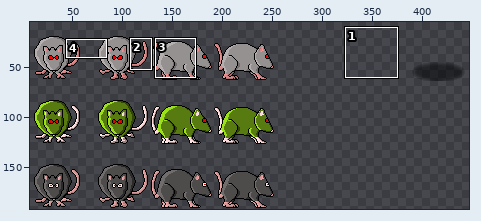
One commit to this sprite sheet: media/rat.png. The first picture is a wide view before the edit; the outline marks the close-up.
Close-up. Old version:
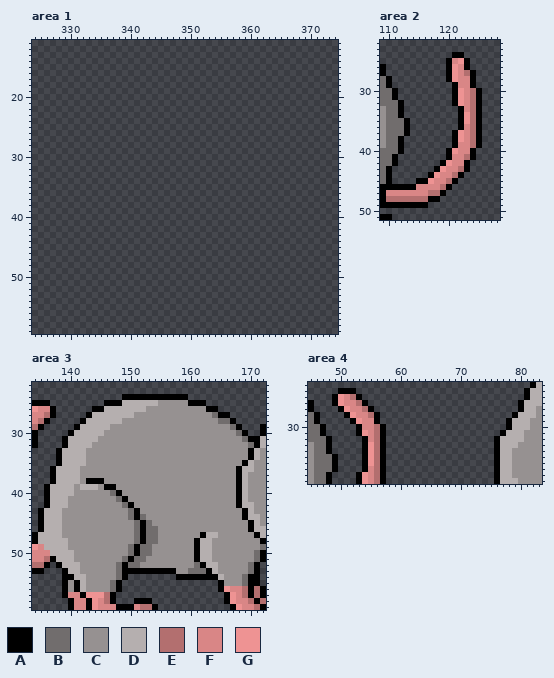
The file is 576x192 pixels. Pixels under 10% opacity are left out. Colours within 5 levels of each other are drawn and written as one. Shown: area 1: x 324..374, y 11..59; area 2: x 109..128, y 22..51; area 3: x 134..172, y 22..59; area 4: x 45..83, y 23..39. The wide view leaves out empty margins. The commit also changed other parts of the picture, which this record leaves out.
Palette (. is transparent): A #000000  B #716d6d  C #969191  D #b5afaf  E #b36f6f  F #d98686  G #ee9393
Pixels before, area 1 (only the part around the change), first column x 324:
11 ...................................................
12 ...................................................
13 ...................................................
14 ...................................................
15 ...................................................
16 ...................................................
17 ...................................................
18 ...................................................
19 ...................................................
20 ...................................................
21 ...................................................
22 ...................................................
23 ...................................................
24 ...................................................
25 ...................................................
26 ...................................................
27 ...................................................
28 ...................................................
29 ...................................................
30 ...................................................
31 ...................................................
32 ...................................................
33 ...................................................
34 ...................................................
35 ...................................................
36 ...................................................
37 ...................................................
38 ...................................................
39 ...................................................
40 ...................................................
41 ...................................................
42 ...................................................
43 ...................................................
44 ...................................................
45 ...................................................
46 ...................................................
47 ...................................................
48 ...................................................
49 ...................................................
50 ...................................................
51 ...................................................
52 ...................................................
53 ...................................................
54 ...................................................
55 ...................................................
56 ...................................................
57 ...................................................
58 ...................................................
59 ...................................................
Pixels before, area 2, first column x 109:
24 ............AA...
25 ...........AFGA..
26 A..........AGFA..
27 A..........AGFEA.
28 BA.........AGFFA.
29 BA..........AFFA.
30 BBA.........AGFEA
31 BBA.........AGFEA
32 BBBA........AGFEA
33 CBBA.........AFEA
34 CBBA.........AGEA
35 CBBBA........AGEA
36 CBBBA........AFEA
37 CBBBA.......AGFEA
38 CBBA........AGFEA
39 CBBA........AFFEA
40 BBBA.......AGFFA.
41 BBA........AFFEA.
42 BBA.......AGFFA..
43 BA.......AGFFEA..
44 BA......AGFFEA...
45 BA....AAGFFEA....
46 AAAAAAFFFFEA.....
47 AFFFFFFFEEA......
48 AEEEEEEEAA.......
49 AAAAAAAA.........
50 .................
51 AA...............
Pixels before, area 3, first column x 134:
24 ...............AAAAAAAAAAA.............
25 AAA.........AAADDDDDDCCCCCAAA..........
26 GFFA......AADDDDDDDCCCCCCCCCCAA........
27 FFEA.....ADDDDDDDCCCCCCCCCCCCCBAA......
28 FEA.....ADDDDDDCCCCCCCCCCCCCCCCBBA.....
29 EA.....ADDDDDCCCCCCCCCCCCCCCCCCCCBA...A
30 A.....ADDDDDCCCCCCCCCCCCCCCCCCCCCCBA..A
31 A....ADDDDDCCCCCCCCCCCCCCCCCCCCCCCCBAAD
32 A....ADDDDCCCCCCCCCCCCCCCCCCCCCCCCCCBAD
33 ....ADDDDCCCCCCCCCCCCCCCCCCCCCCCCCCCADC
34 ....ADDDDCCCCCCCCCCCCCCCCCCCCCCCCCCCADC
35 ....ADDDDCCCCCCCCCCCCCCCCCCCCCCCCCCADCC
36 ...ADDDDCCCCCCCCCCCCCCCCCCCCCCCCCCADDCC
37 ...ADDDDCCCCCCCCCCCCCCCCCCCCCCCCCCADCCC
38 ...ADDDDCAAACCCCCCCCCCCCCCCCCCCCCCADCCC
39 ..ADDDDCDDDCAACCCCCCCCCCCCCCCCCCCCADCCC
40 ..ADDDDCCCCCCBACCCCCCCCCCCCCCCCCCCADCCC
41 ..ADDDCCCCCCCCBACCCCCCCCCCCCCCCCCCADCCC
42 ..ADDDCCCCCCCCCBACCCCCCCCCCCCCCCCCADDCC
43 .ADDDCCCCCCCCCCCBACCCCCCCCCCCCCCCCCADCC
44 .ADDDCCCCCCCCCCCBABCCCCCCCCCCCCCCCCADDC
45 .ADDDCCCCCCCCCCCCBABCCCCCCCCCCCCCCCCADC
46 .ADDDCCCCCCCCCCCCBABBCCCCCCCCCCCCCCCADD
47 ADDDDCCCCCCCCCCCCBABBCCCCCCCADDCCCCCCAD
48 ADDDDDCCCCCCCCCCCBABBCCCCCCADDCCCCCCCCA
49 GFDDDDCCCCCCCCCCBABBCCCCCCCADDCCCCCCCCB
50 FFFDDDDCCCCCCCCCBABBCCCCCCCADDCCCCCCCBA
51 FFEADDDCCCCCCCCBABBCCCCCCCCADDCCCCCCCBA
52 EEA.ADDDCCCCCCBABBCCCCCCCCCBADDCCCCCBA.
53 AA...ADDCCCCCCBAAAAAAAAACCBBBADCCCCCBA.
54 .....AADDCCCCCBA........AAAAAAADCCCBAA.
55 .....ACADCCCCBA................ACCCBAA.
56 .....ACADCCCCBA................AGFFEAEA
57 .....AFFAGGGEA..................AGFEAEA
58 ......AFFAGFEA...AAA............AGFFEAE
59 ......AFFAGFFFAAAFEEA............AGFFEA
Pixels before, area 4, first column x 45:
23 .....................................AD
24 .....AAA............................ADD
25 ....AGFEA...........................ADD
26 A...AGFFEA.........................ADDD
27 A....AGFFEA........................ADDC
28 BA....AGFFEA......................ADDDC
29 BA.....AGFFA.....................ADDDCC
30 BBA.....AFFEA....................ADDDCC
31 BBA.....AGFEA...................ADDDCCC
32 BBBA.....AFEA..................ADDDDCCC
33 CBBA.....AGEA..................ADDDCCCC
34 CBBA.....AGEA..................ADDCCCCC
35 CBBBA....AGEA..................ADDCCCCC
36 CBBBA....AGEA..................ADDCCCCC
37 CBBBA....AFEA..................ADDCCCCC
38 CBBA....AGFEA..................ADDCCCCC
39 CBBA....AGFEA..................ADDDCCCC
The result:
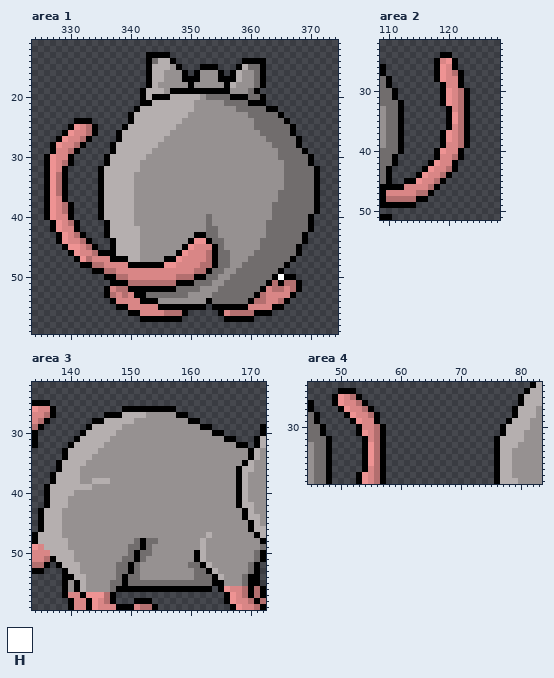
Colours new in this view: H #ffffff
Difference:
Changed rows in their new state; - is an unchanged pixel.
Area 1:
first column x 326:
13 -----------------AAAA-------------------------
14 -----------------ABDDA-----------AAAA---------
15 -----------------ADDDCA---AAA---ADBBA---------
16 -----------------ADDCCCA-ACCCA-ADCCBA---------
17 -----------------ADDCCCAAACCCAAADCCBA---------
18 -----------------ADCCCCCACCCCCADCCCBA---------
19 ----------------ADDDCAAAAAAAAAACCCBA----------
20 ----------------ADAAADDDDDCBBBBAAABBA---------
21 ----------------AADDDDDDDCCCCCBBBBAAA---------
22 ---------------ADDDDDDDDDCCCCCCCBBBBBAA-------
23 --------------ADDDDDDDDDCCCCCCCCCCBBBBBA------
24 -----AAA------ADDDDDDDDCCCCCCCCCCCCBBBBBA-----
25 ----AGFEA----ADDDDDDDDCCCCCCCCCCCCCBBBBBBA----
26 ---AGFFEA---ADDDDDDDDCCCCCCCCCCCCCCCBBBBBA----
27 --AGFFEA----ADDDDDDDCCCCCCCCCCCCCCCCCBBBBBA---
28 -AGFFEA----ADDDDDDDCCCCCCCCCCCCCCCCCCCBBBBA---
29 -AFFEA-----ADDDDDDCCCCCCCCCCCCCCCCCCCCCBBBBA--
30 AGFFA-----ADDDDDDCCCCCCCCCCCCCCCCCCCCCCBBBBBA-
31 AGFEA-----ADDDDDCCCCCCCCCCCCCCCCCCCCCCCCBBBBA-
32 AGFA-----ADDDDDDCCCCCCCCCCCCCCCCCCCCCCCCBBBBBA
33 AGEA-----ADDDDDCCCCCCCCCCCCCCCCCCCCCCCCCBBBBBA
34 AGEA-----ADDDDDCCCCCCCCCCCCCCCCCCCCCCCCCBBBBBA
35 AGEA-----ADDDDDCCCCCCCCCCCCCCCCCCCCCCCCCBBBBBA
36 AGEA-----ADDDDDCCCCCCCCCCCCCCCCCCCCCCCCBBBBBBA
37 AGFA-----ADDDDDCCCCCCCCCCCCCCCCCCCCCCCCBBBBBBA
38 AGFEA----ADDDDDCCCCCCCCCCCCCCCCCCCCCCCBBBBBBBA
39 AGFEA----ADDDDDCCCCCCCCCCCCCCCCCCCCCCCBBBBBBBA
40 AGFFA----ADDDDDCCCCCCCCCCCCBCCCCCCCCCCBBBBBBA-
41 -AGFEA----ADDDDCCCCCCCCCCCCBCCCCCCCCCBBBBBBBA-
42 -AGFFA----ADDDDDCCCCCCCCCCCBBCCCCCCCCBBBBBBBA-
43 --AGFEA---ADDDDDCCCCCCCCCAABBCCCCCCCCBBBBBBA--
44 --AGFFEA---ADDDDCCCCCCCCAGGABBCCCCCCBBBBBBBA--
45 ---AGGFEA--ADDDDCCCCCCCAGFFFABCCCCCCBBBBBBA---
46 ----AGFFEAAADDDDCCCCCCAGFFFEABBCCCCBBBBBBBA---
47 -----AGEFFFAAADDCCCCAAGFFFFEABBCCCBBBBBBBA----
48 ------AAEEFFFFAAAAAAGGFFFFEEABBCCBBBBBBBA-----
49 --------AAEEFFFFFFFFFFFFFEEABBCCBBBBBBBA------
50 ----------AAEEFFFFFFFFEEEAABBCCBBBBBBBAHAA----
51 -----------AAAEEEEEEEEAAABBBCCBBBBBBBAEAEEA---
52 ----------AFEEAAAAAAAABBBBCCCBBBBBBBAFEEFEA---
53 ----------AEFEFAABBBBBBBCCCCBBBBBBBAEFFFFA----
54 -----------AFFFFAAACCCCCCCCABBBBBBAEEFFEA-----
55 ------------AAFFFFFAAAAAAAA-AAAAAAFFFFAA------
56 --------------AAFFFFEEEA-----AFEEEEAAA--------
57 ----------------AAAAAAA-------AAAAA-----------
Area 2:
first column x 112:
24 -------AA..---
25 ------AFGA..--
26 ------AGFA..--
27 ------AGFEA..-
28 ------AGFFA..-
29 -------AFFA..-
30 -------AGFEA..
31 -------AGFEA..
32 -------AGFEA..
33 --------AFEA..
34 --------AGEA..
35 A.------AGEA..
36 A.------AFEA..
37 A.-----AGFEA..
38 -------AGFEA..
39 -------AFFEA..
40 ------AGFFA..-
41 ------AFFEA..-
42 -----AGFFA..--
43 ----AGFFEA..--
44 ---AGFFEA..---
45 -AAGFFEA..----
46 -FF--EA..-----
47 ---EEA..------
48 ---AA..-------
49 ---..---------
Area 3:
first column x 137:
24 ------------...........-----------
25 ---------.................--------
26 -------.....AAAAAAAAA.......------
27 ------...AAA--DD-----AA.......----
28 -----..AA---DD---------AA......---
29 ----..A---DD-------------AA.....--
30 ---..A---DD----------------AA....-
31 --..A---DD-------------------AA...
32 --.A---DD----------------------AA.
33 -.A---DD--------------------------
34 -.A---D---------------------------
36 .A--------------------------------
38 ------CDDD------------------------
39 ----D--C-CC-----------------------
40 ----------CC----------------------
41 -----------CC---------------------
42 ------------CC--------------------
43 -------------CC-------------------
44 -------------CCC------------------
45 --------------CCC-----------------
46 --------------CCCC----------------
47 --------------CCCC-------C-C------
48 ------------------------C-C-------
49 --------------BA--------C-C-------
50 --------------------------C-------
51 -------------BA-----------C-------
52 ------------BA---------B---C------
53 ------------B-BCCCCCC--C----------
54 -------------BBCCCCCCCCCBBB-------
55 -----------BABBBBBBBBBBBBBBA------
56 ------------AAAAAAAAAAAAAAA-------
Area 4:
first column x 77:
25 ---AD
27 --AD-
30 AD---
first column x 48:
35 A.
36 A.
37 A.
